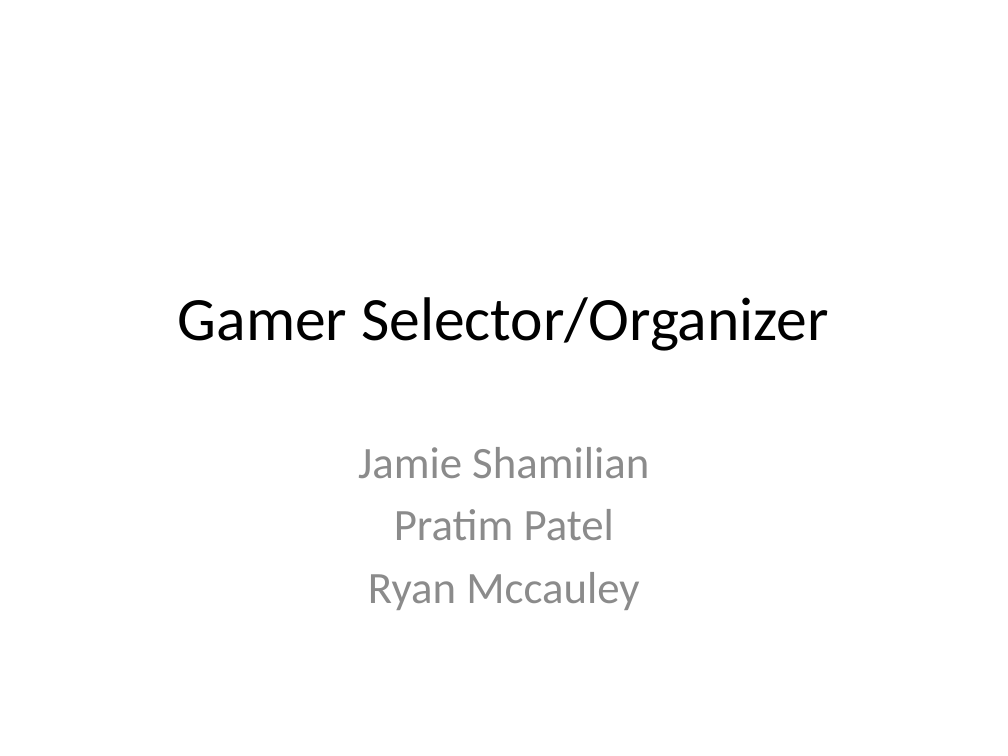
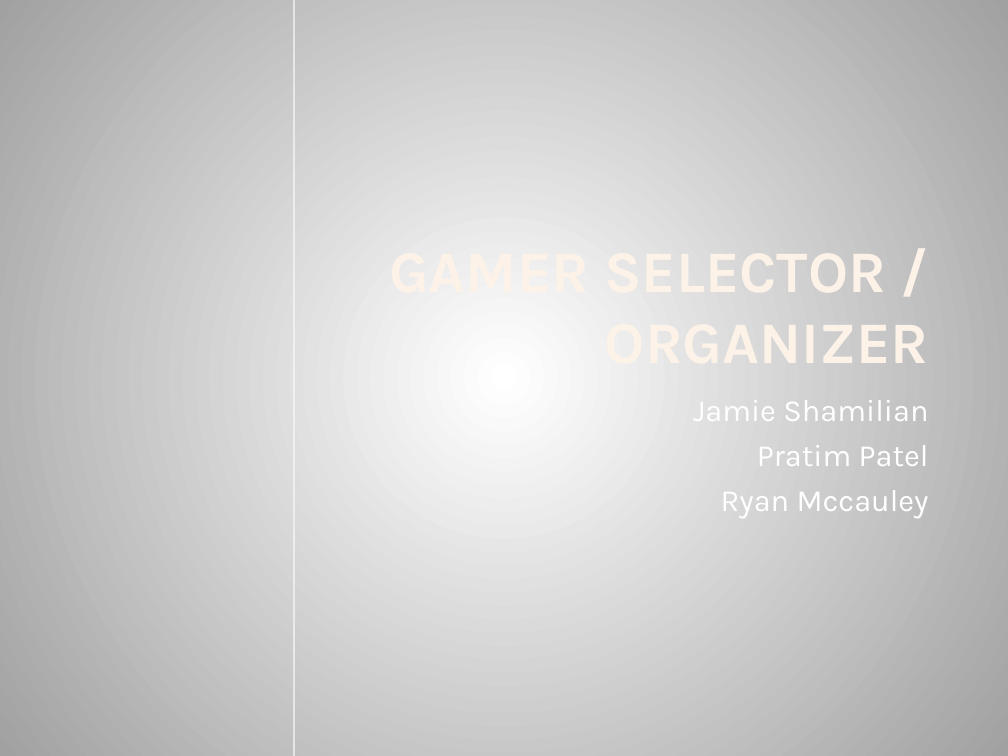
Before and after one commit to JamieShamilian/gamer, a slide deck: slide 1 of doc/GamerSelect.pptx. Drawn at 1008x756 pixels with LibreOffice and Linux fonts; fonts in the diff are those of the drawing; background and template pictures are left out. Boxes give left, top, right and bottom in pixels: in the first picture for what was removed or moved away, otherwise in the second. Text is boxed around its words. In the diff, an @@ line names an element or a change of style, - is before the commit and + after.

Commit message:
Add files via upload
update background, competition, database info

```diff
--- a/doc/GamerSelect.pptx
+++ b/doc/GamerSelect.pptx
@@ background #FFFFFF to gradient #FFFFFF to #A2A2A2 @@
@@ line added from (294, 756) to (294, 0), #F9F9F9 0.9 pt @@
@@ title "GAMER SELECTOR / ORGANIZER" at [604,232,929,380]: vertical alignment middle to bottom @@
@@ title at [604,232,929,380]: text changed; size 44 to 42 pt; font Calibri to Karla; text colour #000000 to gradient #FEF7F1 to #FEF3E8 to #FBCF9C to #F9B94C; bold on @@
-Gamer Selector/Organizer
+GAMER SELECTOR / ORGANIZER
@@ subtitle "Jamie Shamilian": place and size @@
-subtitle "Jamie Shamilian" at [358,447,649,610]
+subtitle "Jamie Shamilian" at [693,389,929,518]
@@ subtitle "Jamie Shamilian" at [693,389,929,518]: size 32 to 22 pt, font Calibri to Karla, text colour #8C8C8C to #FFFFFF; alignment centre to right @@
```
Also in this commit, not shown: 17 other slides changed, 3 slides added.
